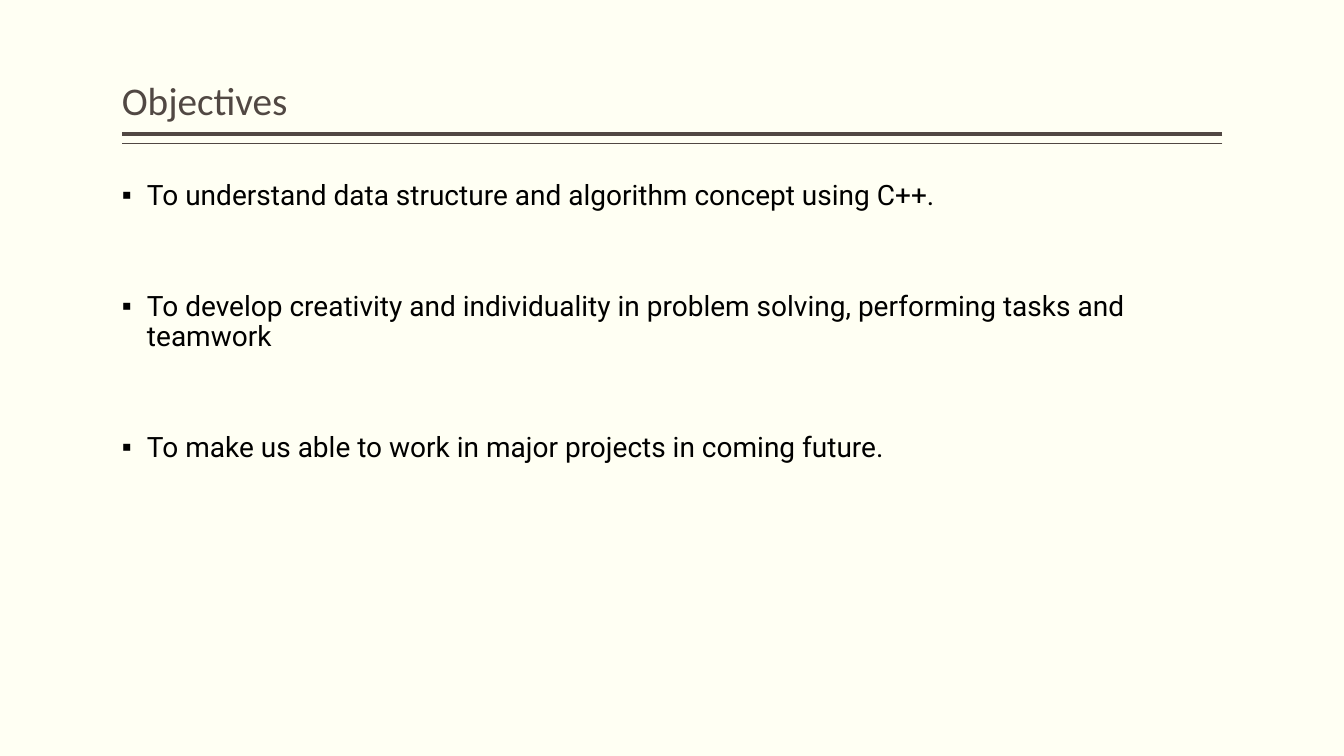
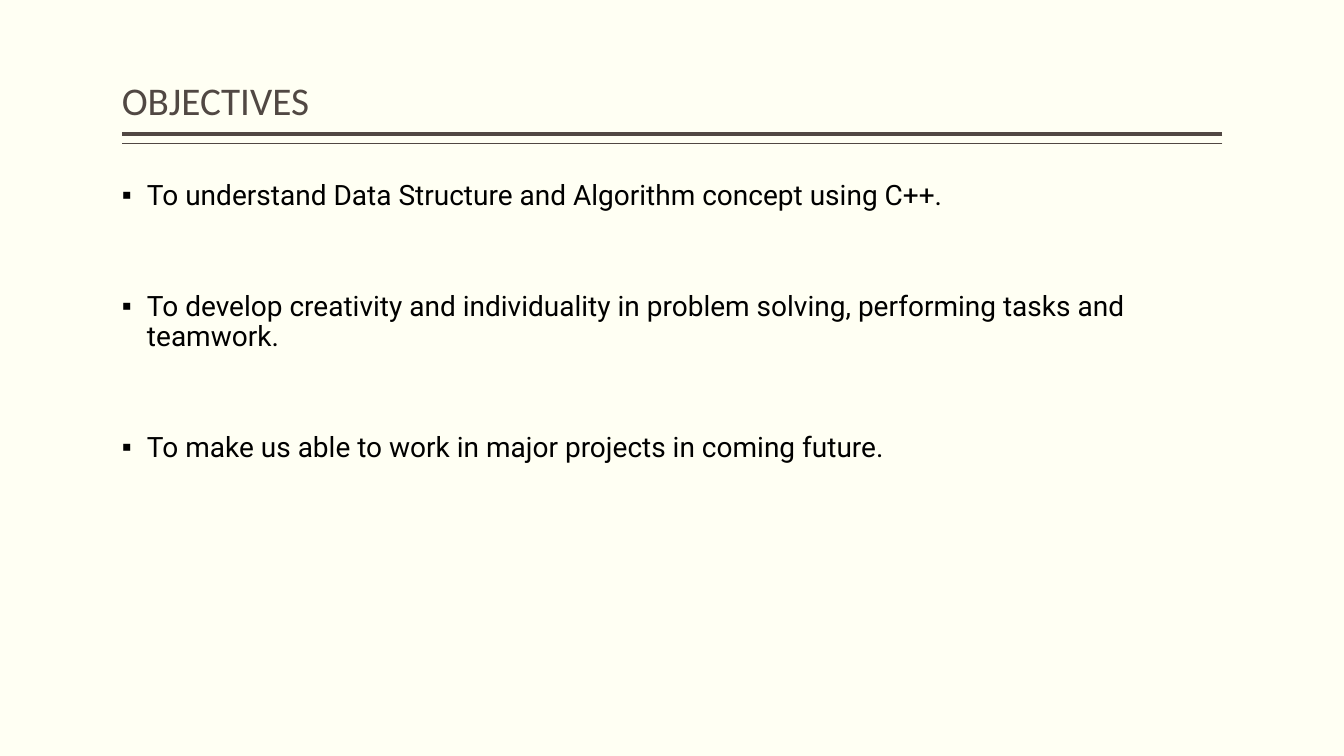
Before and after one commit to chiraqL/Library-Manager, a slide deck: slide 2 of E-Library.pptx. Drawn at 1344x756 pixels with LibreOffice and Linux fonts; fonts in the diff are those of the drawing. Boxes give left, top, right and bottom in pixels: in the first picture for what was removed or moved away, otherwise in the second. Text is boxed around its words. In the diff, an @@ line names an element or a change of style, - is before the commit and + after.

```diff
--- a/E-Library.pptx
+++ b/E-Library.pptx
@@ title at bbox=[122, 89, 309, 116]: text changed @@
-Objectives
+OBJECTIVES
@@ text at bbox=[147, 184, 1125, 347]: text changed @@
-▪ To understand data structure and algorithm concept using C++.
-▪ To develop creativity and individuality in problem solving, performing tasks and teamwork
+▪ To understand Data Structure and Algorithm concept using C++.
+▪ To develop creativity and individuality in problem solving, performing tasks and teamwork.
```
Also in this commit, not shown: 14 other slides changed, 6 other files.
